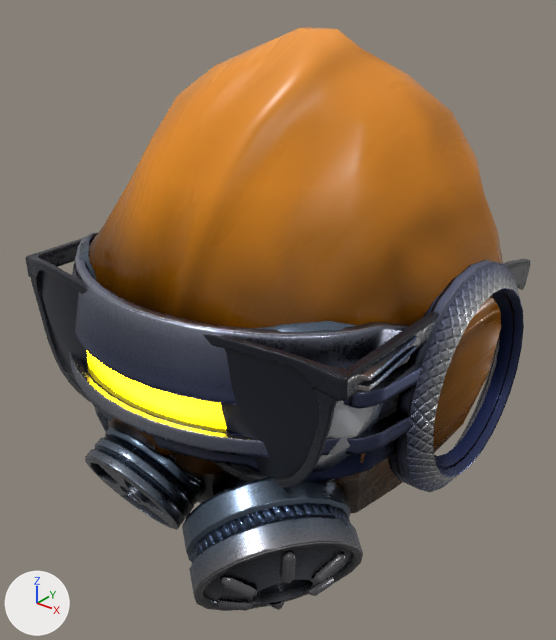
Two versions of the glTF model public/glb/BTLMN_Outfit_Face_A.glb, one commit apart.
Rendered twice from a 50 mm lens placed at (1.112, -1.493, 0.899), pointed at (0.025, -0.134, 0.056). The axes (+X, +Y, +Z) are drawn at lower left. The lights are the same throughout.

In view in the first picture: 'Face_Gas_Mask_MA01.002', 'Face_Sunglasses_RA01', 'Face_Visor_VR_VR01'.
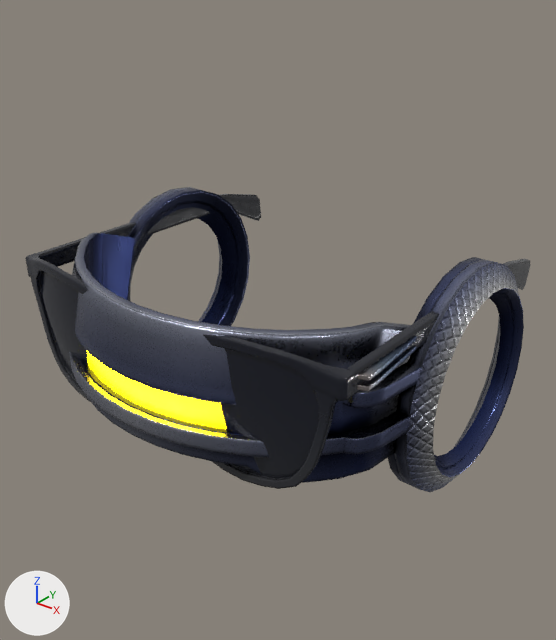
Location of each change, (x1, y1, x2, y2) in pixels of the pictures (556 x 640 px):
'Face_Gas_Mask_MA01.002', deleted: before (79, 27, 503, 611)
    faces in mat_mat_outfit_plastic: (88, 27, 503, 514)
    faces in mat_mat_outfit_m: (79, 240, 389, 611)

The change, as a diff of the scene's bpy script:
```diff
--- a/public/glb/BTLMN_Outfit_Face_A.glb.py
+++ b/public/glb/BTLMN_Outfit_Face_A.glb.py
@@ ob_face_gas_mask_ma01_002 @@
-ob_face_gas_mask_ma01_002 = bpy.data.objects.new('Face_Gas_Mask_MA01.002', me_cylinder_034)
-ob_face_gas_mask_ma01_002.location = (0.0, 0.0, 0.0)
```
